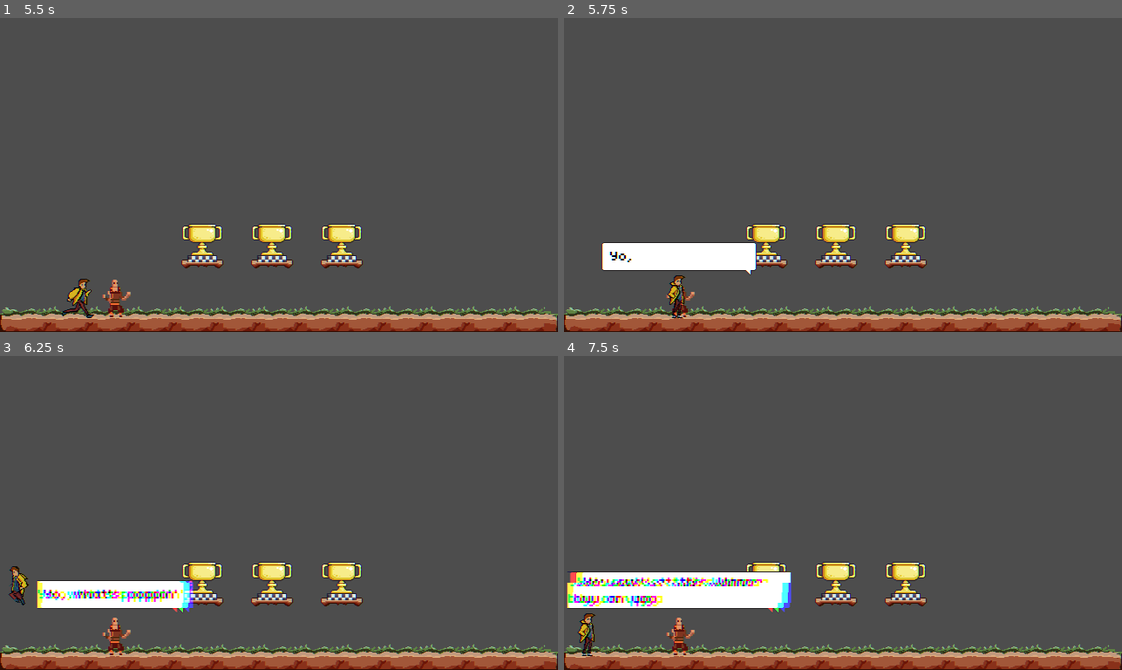
Above: before the commit, frames 1-4 (two rows, left to right).
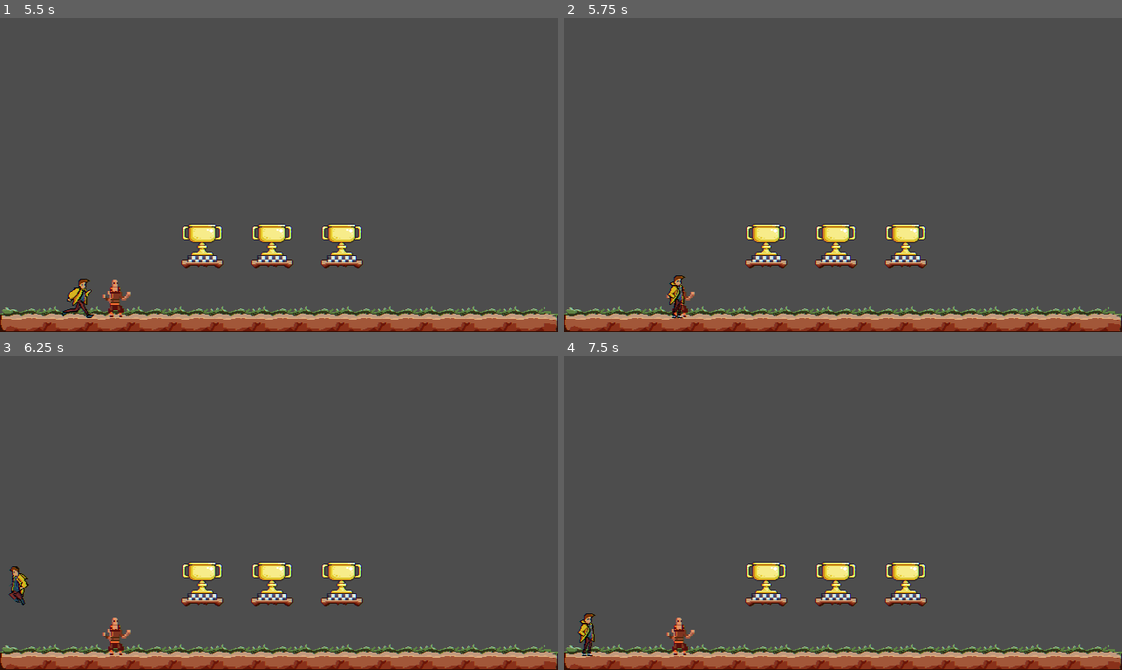
Above: after the commit, the same moments.

Repository: DeVelox/Niro
Game: Godot game, scene res://main.tscn
Two runs of this game, one before a commit and one after it. Both use one fixed random seed, a clock stepped at 60 frames per second and the inputs below.
Inputs:
- Up to frame 1 (5.5 s): hold D (right) 0.53-2.03 s; tap F (interact) at 0.6, 1.55, 2.1, 2.85, 3.8, 4.35, 5.1 s; tap Space (jump) at 0.77, 1.52, 3.02, 3.77, 4.52 s; tap Shift (dash) at 1.35, 3.6 s; hold A (left) 2.03-2.78 s; hold D (right) 2.78-4.28 s; hold A (left) 4.28-5.03 s; hold D (right) from 5.03 s (still down)
- Up to frame 2 (5.75 s): keep holding D (right)
- Up to frame 3 (6.25 s): release D (right) at 5.78 s; hold A (left) from 5.78 s (still down); tap Shift (dash) at 5.85 s; tap Space (jump) at 6.02 s; tap F (interact) at 6.05 s
- Up to frame 4 (7.5 s): tap F (interact) at 6.6, 7.35 s; tap Space (jump) at 6.77 s; release A (left) at 7.28 s; hold D (right) from 7.28 s (still down)

Frame 1 is identical in both runs. In frame 2, 2.6% of the frame differs, in the area x 6-35%, y 71-82%; in frame 3, 2.6%; in frame 4, 4.8%, in the area x 0-41%, y 68-82%.

Commit message:
Cleaned up text box system

Diff:
--- a/prefabs/level design/old_man.tscn
+++ b/prefabs/level design/old_man.tscn
@@ -44,12 +44,13 @@
 
 [node name="OldMan" type="Area2D"]
 scale = Vector2(1.6, 1.6)
+collision_layer = 32
 script = ExtResource("1_lmwb7")
-lines = Array[String](["Yo, what's poppin'!", "You go on then.
-I'll be here a while longer.", "Come talk to me if you need me."])
-buy_text = Array[String](["You suck at this. Wanna buy an upgrade?", "Upgrade: Recall
+default_lines = Array[String](["Yo, what's poppin'!", "You go on then.
+I'll be around for a while.", "Come talk to me if you need me."])
+upgrade_lines = Array[String](["You suck at this. Wanna exchange your humanity for an upgrade?", "Upgrade: Recall
 Cost: Everything
-Buy: [F]"])
+Exchange: [F]"])
 upgrade = 2
 
 [node name="AnimatedSprite2D" type="AnimatedSprite2D" parent="."]
@@ -59,5 +60,3 @@
 [node name="CollisionShape2D" type="CollisionShape2D" parent="."]
 position = Vector2(0, 1)
 shape = SubResource("RectangleShape2D_wedis")
-
-[connection signal="body_entered" from="." to="." method="_on_walk_by"]
--- a/scripts/old_man.gd
+++ b/scripts/old_man.gd
@@ -1,40 +1,36 @@
 extends Area2D
-@export_multiline var lines: Array[String]
-@export_multiline var buy_text: Array[String]
+@export_multiline var default_lines: Array[String]
+@export_multiline var upgrade_lines: Array[String]
 @export var upgrade: Upgrades.Type
 
-
-# Called when the node enters the scene tree for the first time.
-func _ready() -> void:
-	if Data.iveseenthisfuckerbefore and Data.hehasntboughtshit:
-		buy()
+var seenthisbozobefore: bool = false
 
 
-# Called every frame. 'delta' is the elapsed time since the previous framecd.
-func _process(_delta: float) -> void:
-	pass
+# For remotely initiated lines only
+func say(lines: Array[String]) -> void:
+	Dialog.end_dialog()
+	Dialog.start_dialog(global_position, lines)
 
 
-func say(new_lines: Array[String]) -> void:
-	Dialog.end_dialog()
-	Dialog.start_dialog(global_position, new_lines)
+func interact() -> void:
+	_continue_dialog()
+
+	if Upgrades.check(upgrade):
+		_say(["You're so big.", "And powerful."])
+	elif seenthisbozobefore:
+		_say(["El bozo."])
+	else:
+		_say(default_lines)
+
+	seenthisbozobefore = true
 
 
-func buy() -> void:
-	Dialog.confirmed.connect(_bought, CONNECT_ONE_SHOT)
-	Dialog.end_dialog()
-	Dialog.start_dialog(global_position, buy_text, true)
+func _continue_dialog() -> void:
+	if Dialog.is_dialog_active:
+		if not Dialog.can_advance:
+			Dialog.skip_line.emit()
+		Dialog.next_line.emit()
 
 
-func _bought() -> void:
-	Upgrades.buy(upgrade)
-	Data.hehasntboughtshit = false
-
-
-func _on_walk_by(_body: Node2D) -> void:
-	Data.iveseenthisfuckerbefore = true
-	if not Upgrades.check(upgrade):
-		Data.hehasntboughtshit = true
-		Dialog.start_dialog(global_position, lines)
-	else:
-		Dialog.start_dialog(global_position, ["You're so big.", "And powerful."])
+func _say(lines: Array[String]) -> void:
+	Dialog.start_dialog(global_position, lines)
--- a/scripts/singleton/dialog_manager.gd
+++ b/scripts/singleton/dialog_manager.gd
@@ -1,7 +1,7 @@
 extends Node
 
 signal next_line
-signal confirmed
+signal skip_line
 
 var dialog_lines: Array[String] = []
 var current_line := 0
@@ -9,27 +9,19 @@
 var text_box: TextBox
 var text_box_position: Vector2
 
-var is_dialog_active := false
-var can_advance := false
-var buying := false
-var hold := false
+var is_dialog_active: bool
+var can_advance: bool
 
 @onready var text_box_scene = preload("res://prefabs/utility library/text_box.tscn")
 
 
-func _process(_delta: float) -> void:
-	if hold and Input.is_action_just_pressed("interact"):
-		text_box.accepted.emit()
+func _ready() -> void:
+	next_line.connect(_on_next_line)
 
 
-func start_dialog(position: Vector2, lines: Array[String], is_buying: bool = false) -> void:
-	if not buying:
-		buying = is_buying
-
-	if is_dialog_active and can_advance:
-		_show_text_box()
+func start_dialog(position: Vector2, lines: Array[String]) -> void:
+	if is_dialog_active:
 		return
-
 	if lines.size() > 0:
 		dialog_lines = lines
 		text_box_position = position
@@ -54,13 +46,14 @@
 
 func _on_text_box_finished() -> void:
 	var size = dialog_lines.size()
-	if buying and current_line == size - 2:
-		buying = false
-		hold = true
 	current_line += 1
 	if current_line >= size:
 		is_dialog_active = false
 		current_line = 0
 		return
 	can_advance = true
-	next_line.emit()
+
+
+func _on_next_line() -> void:
+	if is_dialog_active and can_advance:
+		_show_text_box()
--- a/scripts/text_box.gd
+++ b/scripts/text_box.gd
@@ -1,12 +1,10 @@
 class_name TextBox extends MarginContainer
 
 signal finished
-signal accepted
 
 const MAX_WIDTH = 256
 
 var index := 0
-
 var time := 0.03
 
 @onready var label: Label = $MarginContainer/Label
@@ -14,6 +12,8 @@
 
 
 func display_text(text_to_display: String) -> void:
+	Dialog.skip_line.connect(_on_skip_line, CONNECT_ONE_SHOT)
+
 	label.text = text_to_display
 
 	await resized
@@ -35,18 +35,16 @@
 	label.visible_characters = index
 	index += 1
 	if index > label.text.length():
-		if Dialog.hold:
-			await accepted
-			Dialog.hold = false
-			Dialog.buying = false
-			Dialog.confirmed.emit()
-		else:
-			await get_tree().create_timer(1).timeout
+		await Dialog.next_line
 		finished.emit()
 		queue_free()
 		return
 	timer.start(time)
 
 
+func _on_skip_line() -> void:
+	index = label.text.length()
+
+
 func _on_timer_timeout() -> void:
 	_display_letter()
